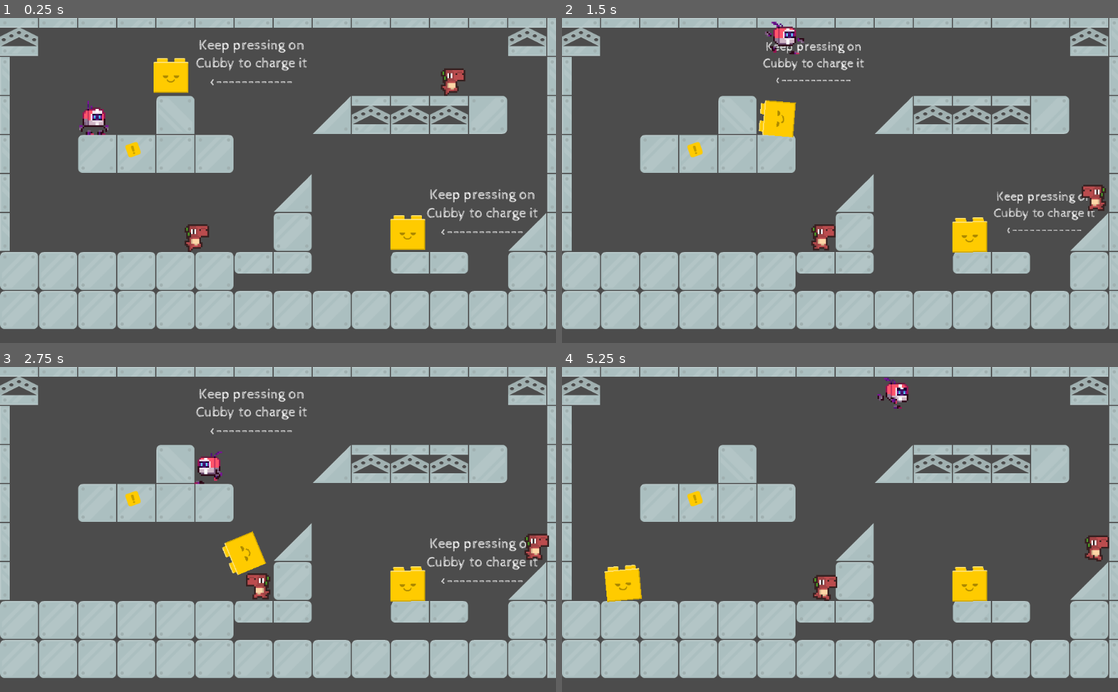
Above: before the commit, frames 1-4 (two rows, left to right).
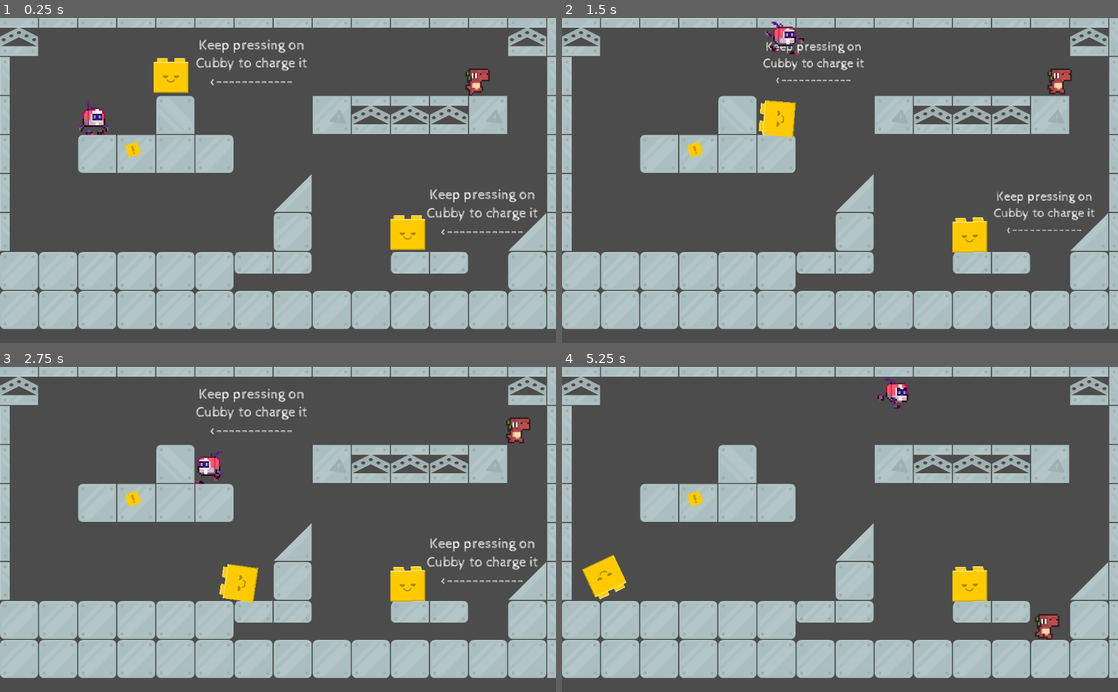
Above: after the commit, the same moments.

Repository: jjramos-dev/Brackeys2020-4
Game: Godot game, scene res://Levels/TestLevel/RafaTest.tscn
Same seed, same stepped clock (60 frames per second), same inputs: the game is played once before the commit and once after it. This scene is started directly instead of the project's main scene.
Inputs (mouse positions are in pixels of both pictures, inside the frame that each line leads up to):
- Up to frame 1 (0.25 s): no input
- Up to frame 2 (1.5 s): move the mouse to (967, 235) at 0.52 s; hold Right (right) from 0.53 s (still down); tap Space (jump) at 0.6, 0.77, 1.07, 1.35 s; click (967, 235) at 0.67 s; move the mouse to (751, 76) at 1.27 s; click (751, 76) at 1.42 s
- Up to frame 3 (2.75 s): tap Space (jump) at 1.52, 1.82, 2.1 s; move the mouse to (333, 458) at 2.02 s; release Right (right) at 2.03 s; hold Left (left) from 2.03 s (still down)
- Up to frame 4 (5.25 s): move the mouse to (812, 594) at 2.77 s; release Left (left) at 2.78 s; hold Right (right) 2.78-4.28 s; tap Space (jump) at 2.85, 3.02, 3.32, 3.6, 3.77, 4.07, 4.35, 4.52, 4.82, 5.1 s; click (812, 594) at 2.92 s; move the mouse to (1006, 578) at 3.52 s; move the mouse to (673, 480) at 4.27 s; hold Left (left) 4.28-5.03 s; move the mouse to (867, 529) at 5.02 s; hold Right (right) from 5.03 s (still down); click (867, 529) at 5.17 s

The runs differ from the first frame. In frame 1, 1.2% of the frame differs, in the area x 33-92%, y 15-73%; in frame 2, 1.2%; in frame 3, 2.3%, in the area x 39-99%, y 15-73%; in frame 4, 2.1%.

Commit message:
enemy turn on walls (raycast2d almost working)

Diff:
--- a/Game/Enemy/enemy.gd
+++ b/Game/Enemy/enemy.gd
@@ -2,11 +2,12 @@
 class_name Enemy
 
 var velocity := Vector2.ZERO
-var speed := 150
+export var speed := 150
+var direction := 1
 
 export var fall_mult := 2
 export var jump_height := 120
-var time_jump_apex := 0.4
+export var time_jump_apex := 0.4
 
 var gravity : float
 var jump_force : float
@@ -24,10 +25,19 @@
 	else:
 		velocity.y += gravity * delta
 
-	if $Sprite.flip_h:
-		velocity.x = -speed
-	else:
-		velocity.x = speed
+	#Change direction if is on wall or on edge
+	if is_on_wall():
+		change_direction()
+
+	#TODO make raycast work with tilemap
+	#if $RayCast2D.is_colliding() == false:
+	#	change_direction()
+	#else:
+	#	print($RayCast2D.get_collision_point())
+
+	#Change velocity depending on the place
+	#the enemy is looking to
+	velocity.x = speed * direction
 
 	#Condicion para idle
 	#	velocity.x = 0
@@ -36,16 +46,12 @@
 	#Condición para saltar
 		#velocity.y = -jump_force
 		#$AnimationPlayer.play("jump")
-	if is_on_wall():
-		change_direction()
 
-	if $RayCast2D.is_colliding() == false:
-		change_direction()
 	velocity = move_and_slide(velocity,Vector2.UP)
 
 func change_direction() -> void:
-	$Sprite.flip_h = not $Sprite.flip_h
-	$RayCast2D.position.x *= -1
+	scale.x = -1 * scale.x
+	direction *= -1
 
 #Function to turn toward the enemy or the bullet
 func _on_proximity_detection_body_entered(body: Node) -> void:
@@ -58,3 +64,9 @@
 	if body is Player:
 	#if body is Player or body is Bullet:
 		print("Player or bullet exited")
+
+
+func _on_floor_detection_area_exited(area: Area2D) -> void:
+	print("Area exited")
+	if is_on_floor():
+		change_direction()
--- a/Game/Enemy/enemy.tscn
+++ b/Game/Enemy/enemy.tscn
@@ -8,6 +8,9 @@
 
 [sub_resource type="RectangleShape2D" id=2]
 extents = Vector2( 98.2819, 26.7467 )
+
+[sub_resource type="RectangleShape2D" id=5]
+extents = Vector2( 4.68623, 3.34092 )
 
 [sub_resource type="Animation" id=3]
 resource_name = "idle"
@@ -44,6 +47,8 @@
 }
 
 [node name="enemy" type="KinematicBody2D"]
+collision_layer = 16
+collision_mask = 15
 script = ExtResource( 2 )
 
 [node name="CollisionShape2D" type="CollisionShape2D" parent="."]
@@ -54,12 +59,18 @@
 scale = Vector2( 3, 3 )
 texture = ExtResource( 1 )
 hframes = 24
-frame = 8
+frame = 4
 
 [node name="proximity_detection" type="Area2D" parent="."]
 
 [node name="CollisionShape2D" type="CollisionShape2D" parent="proximity_detection"]
 shape = SubResource( 2 )
+
+[node name="floor_detection" type="Area2D" parent="."]
+
+[node name="CollisionShape2D" type="CollisionShape2D" parent="floor_detection"]
+position = Vector2( 38.1521, 30.3871 )
+shape = SubResource( 5 )
 
 [node name="AnimationPlayer" type="AnimationPlayer" parent="."]
 anims/idle = SubResource( 3 )
@@ -69,8 +80,9 @@
 position = Vector2( 16, 0 )
 enabled = true
 exclude_parent = false
-cast_to = Vector2( 0, 30 )
+cast_to = Vector2( 0, 50 )
+collision_mask = 8
 collide_with_areas = true
-collide_with_bodies = false
 [connection signal="body_entered" from="proximity_detection" to="." method="_on_proximity_detection_body_entered"]
 [connection signal="body_exited" from="proximity_detection" to="." method="_on_proximity_detection_body_exited"]
+[connection signal="area_exited" from="floor_detection" to="." method="_on_floor_detection_area_exited"]
--- a/Game/Levels/TestLevel/BockTileset.tscn
+++ b/Game/Levels/TestLevel/BockTileset.tscn
@@ -23,6 +23,8 @@
 [node name="BlockTileSet" type="Node2D"]
 
 [node name="Cube" type="StaticBody2D" parent="."]
+collision_layer = 8
+collision_mask = 23
 
 [node name="Sprite" type="Sprite" parent="Cube"]
 texture = ExtResource( 1 )
@@ -35,6 +37,7 @@
 
 [node name="Cube2" type="StaticBody2D" parent="."]
 position = Vector2( 72, 0 )
+collision_layer = 8
 
 [node name="Sprite" type="Sprite" parent="Cube2"]
 texture = ExtResource( 1 )
@@ -47,6 +50,7 @@
 
 [node name="Corner" type="StaticBody2D" parent="."]
 position = Vector2( 144, 0 )
+collision_layer = 8
 
 [node name="Sprite" type="Sprite" parent="Corner"]
 texture = ExtResource( 1 )
@@ -59,6 +63,7 @@
 
 [node name="Wedge" type="StaticBody2D" parent="."]
 position = Vector2( 216, 0 )
+collision_layer = 8
 
 [node name="Sprite" type="Sprite" parent="Wedge"]
 texture = ExtResource( 1 )
@@ -71,6 +76,7 @@
 
 [node name="Beam" type="StaticBody2D" parent="."]
 position = Vector2( 288, 0 )
+collision_layer = 8
 
 [node name="Sprite" type="Sprite" parent="Beam"]
 texture = ExtResource( 1 )
@@ -83,6 +89,7 @@
 
 [node name="Beam2" type="StaticBody2D" parent="."]
 position = Vector2( 0, 72 )
+collision_layer = 8
 
 [node name="Sprite" type="Sprite" parent="Beam2"]
 texture = ExtResource( 1 )
@@ -95,6 +102,7 @@
 
 [node name="Beam3" type="StaticBody2D" parent="."]
 position = Vector2( 72, 72 )
+collision_layer = 8
 
 [node name="Sprite" type="Sprite" parent="Beam3"]
 texture = ExtResource( 1 )
@@ -107,6 +115,7 @@
 
 [node name="Beam4" type="StaticBody2D" parent="."]
 position = Vector2( 144, 72 )
+collision_layer = 8
 
 [node name="Sprite" type="Sprite" parent="Beam4"]
 texture = ExtResource( 1 )
--- a/Game/Levels/TestLevel/RafaTest.tscn
+++ b/Game/Levels/TestLevel/RafaTest.tscn
@@ -477,8 +477,9 @@
 [node name="TileMap" type="TileMap" parent="Scene"]
 tile_set = SubResource( 20 )
 cell_size = Vector2( 72, 72 )
+collision_layer = 8
 format = 1
-tile_data = PoolIntArray( 0, 1610612744, 0, 1, 18, 0, 2, 18, …(209 unchanged characters)… 06, 0, 131076, -1073741821, 0, 131080, 14, 0, 131081, 1610612744, 0, 131082, 1610612744, 0, 131083, 1610612744, 0, 131084, 1610612737, 0, 131086, -1073741806, 0, 196608, -10 …(636 unchanged characters)…
+tile_data = PoolIntArray( 0, 1610612744, 0, 1, 18, 0, 2, 18, …(209 unchanged characters)… 06, 0, 131076, -1073741821, 0, 131080, 16, 0, 131081, 1610612744, 0, 131082, 1610612744, 0, 131083, 1610612744, 0, 131084, 16, 0, 131086, -1073741806, 0, 196608, -10 …(636 unchanged characters)…
 
 [node name="Player" type="Node" parent="."]
 
@@ -487,11 +488,9 @@
 
 [node name="Enemies" type="Node" parent="."]
 
-[node name="enemy" parent="Enemies" instance=ExtResource( 6 )]
-position = Vector2( 320.388, 398.004 )
-
 [node name="enemy2" parent="Enemies" instance=ExtResource( 6 )]
-position = Vector2( 792.397, 92.9578 )
+position = Vector2( 867.332, 115.764 )
+speed = 30
 
 [node name="Machines" type="Node" parent="."]
 
--- a/Game/Player/player.tscn
+++ b/Game/Player/player.tscn
@@ -3,11 +3,10 @@
 [ext_resource path="res://Player/graphics/playerSprites.png" type="Texture" id=1]
 [ext_resource path="res://Player/player.gd" type="Script" id=2]
 
-[sub_resource type="RectangleShape2D" id=3]
+[sub_resource type="RectangleShape2D" id=1]
 extents = Vector2( 24, 24 )
 
-[sub_resource type="Animation" id=1]
-resource_name = "idle"
+[sub_resource type="Animation" id=2]
 length = 0.8
 loop = true
 tracks/0/type = "value"
@@ -23,8 +22,7 @@
 "values": [ 0, 1, 2, 3, 4, 5, 6, 7 ]
 }
 
-[sub_resource type="Animation" id=2]
-resource_name = "run"
+[sub_resource type="Animation" id=3]
 length = 0.8
 loop = true
 tracks/0/type = "value"
@@ -41,10 +39,11 @@
 }
 
 [node name="player" type="KinematicBody2D"]
+collision_mask = 26
 script = ExtResource( 2 )
 
 [node name="CollisionShape2D" type="CollisionShape2D" parent="."]
-shape = SubResource( 3 )
+shape = SubResource( 1 )
 
 [node name="Sprite" type="Sprite" parent="."]
 position = Vector2( 0, -24 )
@@ -55,5 +54,5 @@
 frame = 10
 
 [node name="AnimationPlayer" type="AnimationPlayer" parent="."]
-anims/idle = SubResource( 1 )
-anims/run = SubResource( 2 )
+anims/idle = SubResource( 2 )
+anims/run = SubResource( 3 )
--- a/Game/Puppets/PuppetGeneric/Puppet.gd
+++ b/Game/Puppets/PuppetGeneric/Puppet.gd
@@ -52,7 +52,6 @@
 			apply_impulse(Vector2(0,20),direction*speed)
 
 
-
 func recharge(amount):
 	energy=energy+amount
 
--- a/Game/project.godot
+++ b/Game/project.godot
@@ -53,6 +53,14 @@
  ]
 }
 
+[layer_names]
+
+2d_physics/layer_1="player"
+2d_physics/layer_2="puppets"
+2d_physics/layer_3="bullet"
+2d_physics/layer_4="environment"
+2d_physics/layer_5="enemy"
+
 [rendering]
 
 environment/default_environment="res://default_env.tres"
Not shown: 1 places in Game/Enemy/enemy.tscn that only renumber resources
